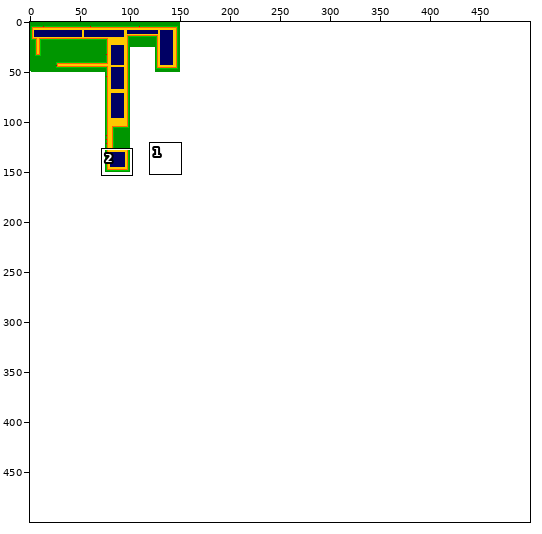
File history of a sprite sheet, data/map.png. The picture above shows the old version from afar; the outline marks the close-up.
Close-up. First the earlier version:
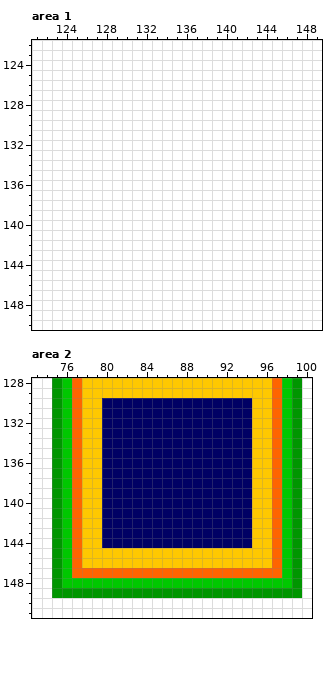
The file is 500x500 pixels. Shown: area 1: x 121..149, y 122..150; area 2: x 73..100, y 128..151. The commit also changed other parts of the picture, which this record leaves out.
The same view after the edit:
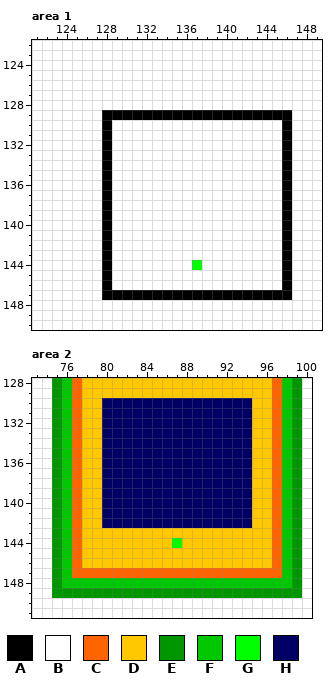
Palette (. is transparent): A #000000  B #ffffff  C #ff6400  D #ffc800  E #009600  F #00c800  G #00ff00  H #000064
Changes in this commit:
Changed rows in their new state; - is an unchanged pixel.
Area 1:
first column x 128:
129 AAAAAAAAAAAAAAAAAAA
130 A-----------------A
131 A-----------------A
132 A-----------------A
133 A-----------------A
134 A-----------------A
135 A-----------------A
136 A-----------------A
137 A-----------------A
138 A-----------------A
139 A-----------------A
140 A-----------------A
141 A-----------------A
142 A-----------------A
143 A-----------------A
144 A--------G--------A
145 A-----------------A
146 A-----------------A
147 AAAAAAAAAAAAAAAAAAA
Area 2:
first column x 80:
143 DDDDDDDDDDDDDDD
144 DDDDDDDGDDDDDDD
